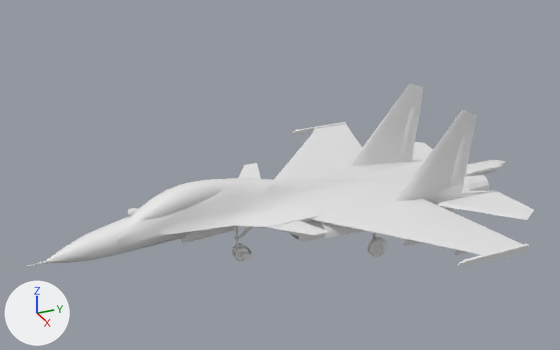
The glTF model assets/models/Su-30SM2.glb, before and after one commit.
One viewpoint serves both versions: a 50 mm lens placed at (2.629, -1.223, 1.657), pointed at (-0.042, -0.021, 0.321). Lighting does not change. The marker at lower left points along +X, +Y and +Z. The older version comes first. Where no turn or scale is listed for an object, it has been applied to the vertices. Vertices at exactly the same position are counted once.

The older version as bpy lines, for what is in view:
```python
me_model_0_001 = bpy.data.meshes.new('model_0.001')
me_model_0_001.from_pydata(...)  # 3708 vertices, 5062 faces; spans x -0.71..0.71, y -1.07..1.13, z -0.01..0.58
me_model_0_002 = bpy.data.meshes.new('model_0.002')
me_model_0_002.from_pydata(...)  # 1366 vertices, 1691 faces; spans x -0.029..0.029, y -0.251..-0.129, z -0.007..0.185
ob_model_0 = bpy.data.objects.new('model_0', me_model_0_001)
ob_model_0.location = (0.0, 0.0, 0.0)
ob_model_0_001 = bpy.data.objects.new('model_0.001', me_model_0_002)
ob_model_0_001.location = (0.0, 0.0, 0.0)
```
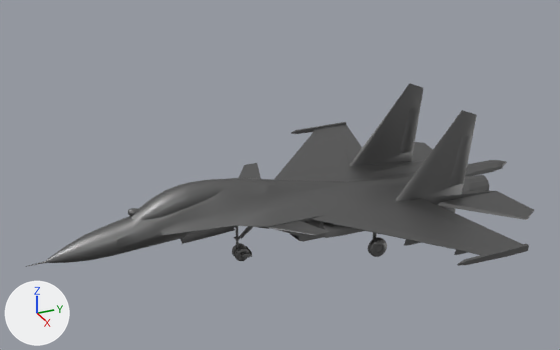
Changed parts and their boxes [x1, y1, x2, y2] in the pictures (560 x 350 px):
'model_0.001', deleted: before [232, 226, 253, 261]
part 1 of me_model_0_001, added: after [232, 226, 253, 261]
part 2 of me_model_0_001, recoloured (white to grey): [25, 83, 534, 267] in both

Diff of the bpy script that builds the scene:
```diff
--- a/assets/models/Su-30SM2.glb.py
+++ b/assets/models/Su-30SM2.glb.py
@@ mat_material_003 @@
+mat_material_003 = principled_material('Material.003')
+mat_material_003.base_color = (0.211, 0.211, 0.211)  # grey #7f7f7f
+mat_material_003.metallic = 1.0
@@ me_model_0_001 @@
 # used by ob_model_0
-me_model_0_001.from_pydata(...)  # 3708 vertices, 5062 faces; spans x -0.71..0.71, y -1.07..1.13, z -0.01..0.58
+me_model_0_001.from_pydata(...)  # 5066 vertices, 6753 faces; spans x -0.71..0.71, y -1.07..1.13, z -0.01..0.58
+# me_model_0_001 part 1: 1041 vertices added at x -0.03..0.03, y -0.25..-0.18, z -0.01..0.18
+# me_model_0_001 part 2: 5062 faces spanning x -0.71..0.71, y -1.07..1.13, z -0.01..0.58 switch from no material to mat_material_003 (grey #7f7f7f)
+# other edits to the shape of me_model_0_001 do not show in these pictures
@@ ob_model_0_001 @@
-ob_model_0_001 = bpy.data.objects.new('model_0.001', me_model_0_002)
-ob_model_0_001.location = (0.0, 0.0, 0.0)
```
